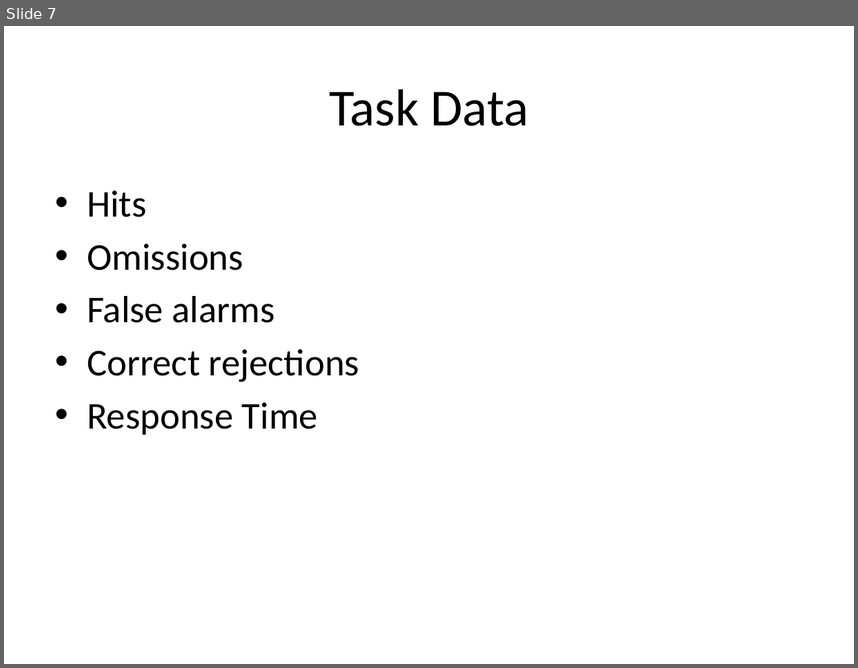
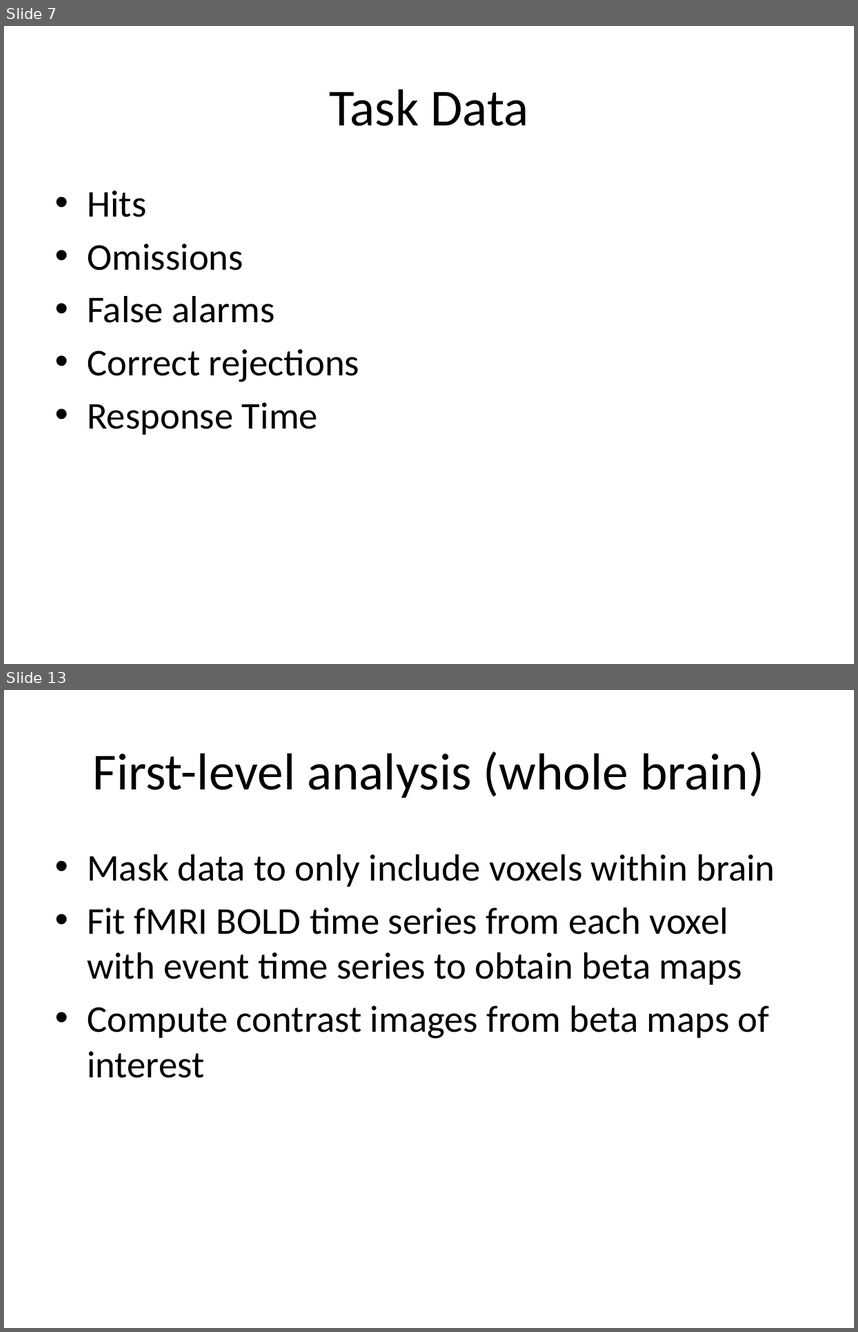
Before and after one commit to psych-214-fall-2016/project-blue, a slide deck: project-blue.pptx. Shown one above the other, each under a label of ours: slide 7 before the commit, slides 7 and 13 after it; the slides between them are not shown. The pictures are 858x668 and 858x1332 pixels, drawn with LibreOffice and Linux fonts; fonts in the diff are those of the drawing. Boxes give left, top, right and bottom in pixels: in the first picture for what was removed or moved away, otherwise in the second. Text is boxed around its words. In the diff, an @@ line names an element or a change of style, - is before the commit and + after.

```diff
--- a/project-blue.pptx
+++ b/project-blue.pptx
@@ slide 13 added at <box>4,690,854,1328</box>, background #FFFFFF @@
@@ title added at <box>93,751,764,798</box>, 44 pt, text #000000 @@
+First-level analysis (whole brain)
@@ text added at <box>87,854,775,1078</box>, 32 pt, text #000000 @@
+• Mask data to only include voxels within brain
+• Fit fMRI BOLD time series from each voxel with event time series to obtain beta maps
+• Compute contrast images from beta maps of interest
```
Also in this commit, not shown: 5 slides changed, 4 other slides added, 1 slide removed.
